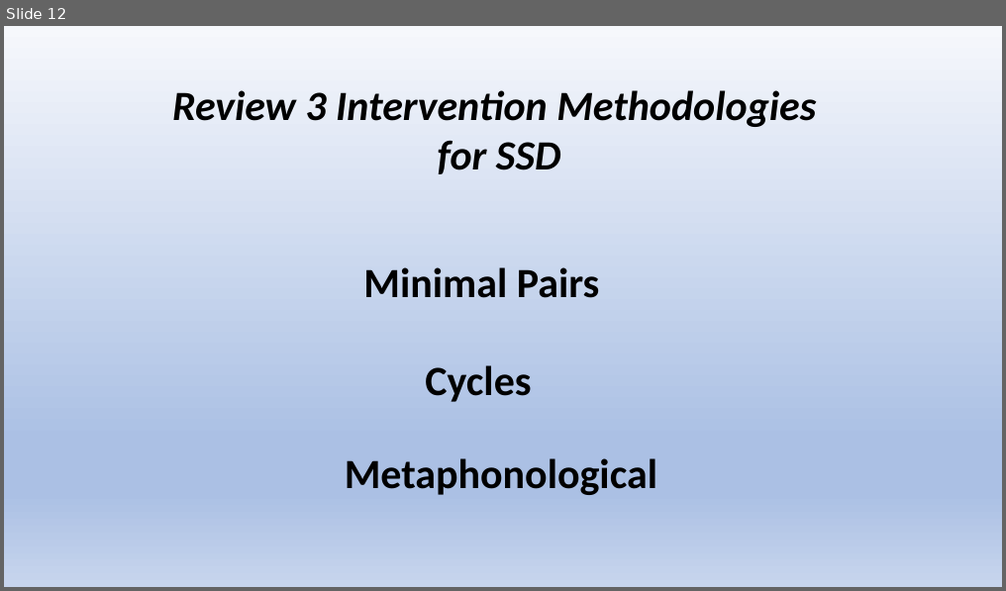
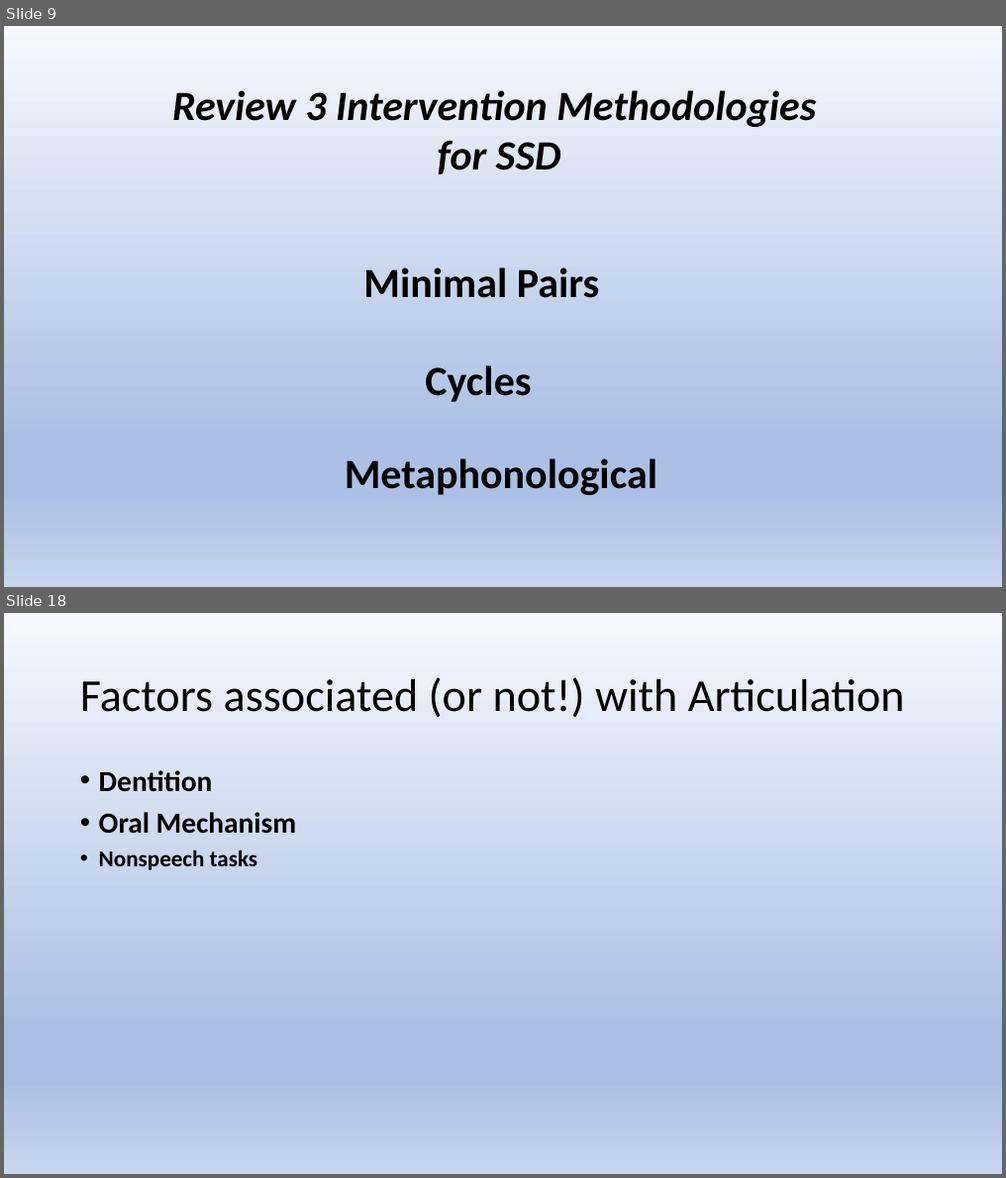
Before and after one commit to Jim-Wright90/cds431_sp22, a slide deck: slides/cds431_week2_1.pptx. Shown one above the other, each under a label of ours: slide 12 before the commit, slides 9 and 18 after it; the slides between them are not shown. The pictures are 1006x591 and 1006x1178 pixels, drawn with LibreOffice and Linux fonts; fonts in the diff are those of the drawing. Boxes give left, top, right and bottom in pixels: in the first picture for what was removed or moved away, otherwise in the second. Text is boxed around its words. In the diff, an @@ line names an element or a change of style, - is before the commit and + after.

```diff
--- a/slides/cds431_week2_1.pptx
+++ b/slides/cds431_week2_1.pptx
@@ slide 18 added at box(4, 613, 1002, 1174), background gradient #F6F8FC to #ABC0E4 to #C7D5ED @@
@@ title added at box(80, 677, 905, 717), 44 pt, text #000000 @@
+Factors associated (or not!) with Articulation
@@ text added at box(99, 770, 297, 870), 28 pt, text #000000, bold @@
+• Dentition
+• Oral Mechanism
+• Nonspeech tasks
@@ what was slide 12 is now slide 9 @@
```
Also in this commit, not shown: 25 other slides added, 3 slides removed, 3 other files.
